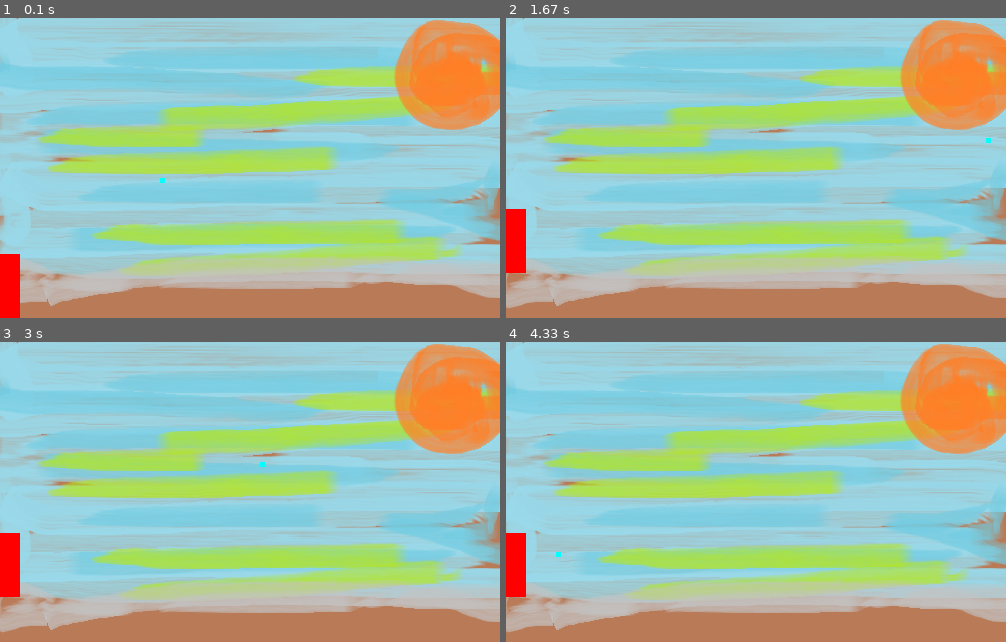
Above: before the commit, frames 1-4 (two rows, left to right).
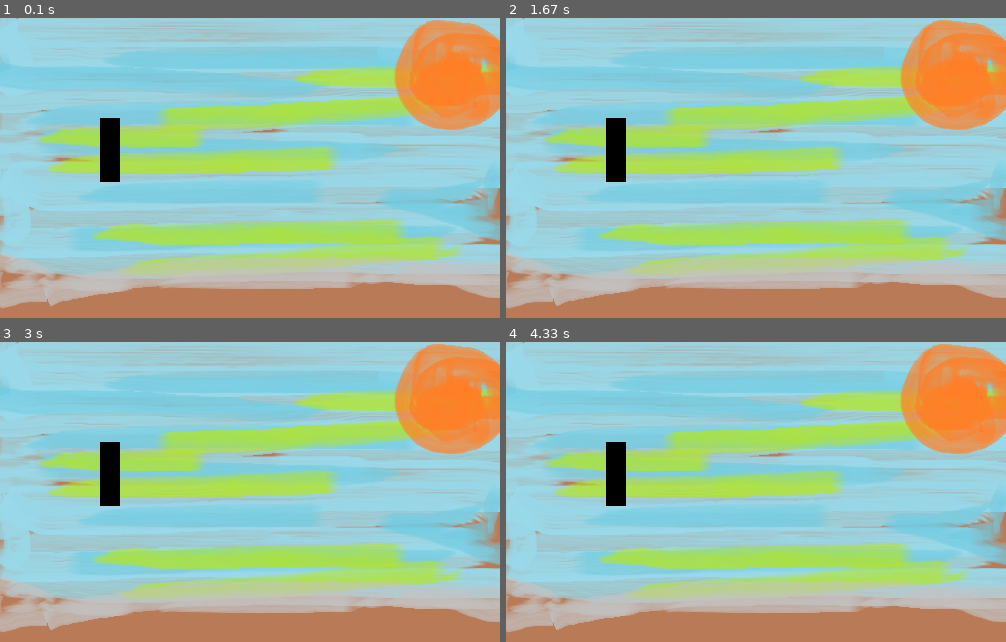
Above: after the commit, the same moments.

Repository: clydefroggie/raspi-gamestate
Game: pygame game, started from begin_pygame.py
Same seed, same stepped clock (60 frames per second), same inputs: the game is played once before the commit and once after it.
Inputs:
- Up to frame 1 (0.1 s): no input
- Up to frame 2 (1.67 s): hold Up 0.33-0.8 s
- Up to frame 3 (3 s): no input
- Up to frame 4 (4.33 s): no input

The runs differ from the first frame. In frame 1, 1.7% of the frame differs, in the area x 0-33%, y 33-100%; in frame 2, 1.7%; in frame 3, 1.7%; in frame 4, 1.7%.

Commit message:
Added classes for collision - not working yet-

Diff:
--- a/begin_pygame.py
+++ b/begin_pygame.py
@@ -11,16 +11,32 @@
 
 clock = pygame.time.Clock()
 
-class Pusher (object):
-    def __init__(self, x_pos, y_pos, width, height, bot=False):
-        self.x = x_pos
-        self.y = y_pos
+class Pusher (pygame.sprite.Sprite):
+    def __init__(self, width, height, bot=False):
+        super().__init__()
+
         self.width, self.height = width, height
 
         self.vel = 5
 
-    def draw(self, win):
-        pygame.draw.rect(win, (255, 0, 0), (self.x, self.y, self.width, self.height))
+        self.image = pygame.Surface([self.width, self.height])
+        BLACK = (0,0,0)
+        self.image.fill(BLACK)
+
+        pygame.draw.rect(self.image, BLACK,[0, 0, self.width, self.height])
+        self.rect = self.image.get_rect()
+
+        self.x_pos = self.rect[0]
+        self.y_pos = self.rect[1]
+#    def get_x_pos(self):
+#        return self.rect[0]
+#
+#    def get_y_pos(self):
+#        return self.rect[1]
+#    def draw(self, win):
+#        pass
+#        pygame.draw.rect(self.img, (255,255,0),[self.x, self.y, self.width, self.height])
+#        pygame.draw.rect(win, (255, 0, 0), (self.x, self.y, self.width, self.height))
 
 class Puck (object):
     #todo: check how to do inheritence
@@ -29,7 +45,7 @@
         self.y_pos = y_pos
         self.width, self.height = width, height
 
-        self.vel = 10
+        self.vel = 6
         self.x_dir, self.y_dir = 1, 1
 
     def update_x_dir(self):
@@ -49,13 +65,21 @@
 
 def redrawGameWindow():
     win.blit(bkg, (0, 0))
-    player_one.draw(win)
-    puck.draw(win)
+#    player_one.draw(win)
+#    puck.draw(win)
+    pygame.display.flip()
+    list_all_sprites.draw(win)
     pygame.display.update()
 
 #mainloop
-player_one = Pusher(0, WIN_HEIGHT-64, 20, 64)
+
+player_one = Pusher(20, 64)
+player_one.rect = (100, 100)
+
 puck = Puck(150, 150, 5, 5)
+
+list_all_sprites = pygame.sprite.Group()
+list_all_sprites.add(player_one)
 
 run = True
 while run:
@@ -65,28 +89,29 @@
         if event.type == pygame.QUIT:
             run = False
 
+#    x_pos, y_pos = player_one.rect
     keys = pygame.key.get_pressed()
     if keys[pygame.K_UP]:
-        if (player_one.y - player_one.vel) < 0:
-            player_one.y = 0
+        if (player_one.y_pos - player_one.vel) < 0:
+            player_one.y_pos = 0
         else:
-            player_one.y -= player_one.vel
-    if keys[pygame.K_DOWN]:
-        if (player_one.y + player_one.height + player_one.vel) > WIN_HEIGHT:
-            player_one.y = WIN_HEIGHT - player_one.height
-        else:
-            player_one.y += player_one.vel
-
-    if (puck.x_pos + puck.width) > WIN_WIDTH:
-        puck.update_x_dir()
-    if puck.y_pos < 0 or (puck.y_pos + puck.height) > WIN_HEIGHT:
-        puck.update_y_dir()
-
-    if puck.x_pos <= (player_one.x + player_one.width):
-        puck.update_x_dir()
-        if not (puck.y_pos >= (player_one.y - puck.height) and puck.y_pos <= (player_one.y + player_one.height + puck.height)):
-            print("NOK")
-
+            player_one.y_pos -= player_one.vel
+#    if keys[pygame.K_DOWN]:
+#        if (player_one.rect.y + player_one.height + player_one.vel) > WIN_HEIGHT:
+#            player_one.rect.y = WIN_HEIGHT - player_one.height
+#        else:
+#            player_one.rect.y += player_one.vel
+#
+#    if (puck.x_pos + puck.width) > WIN_WIDTH:
+#        puck.update_x_dir()
+#    if puck.y_pos < 0 or (puck.y_pos + puck.height) > WIN_HEIGHT:
+#        puck.update_y_dir()
+#
+#    if puck.x_pos <= (player_one.x + player_one.width):
+#        puck.update_x_dir()
+#        if not (puck.y_pos >= (player_one.y - puck.height) and puck.y_pos <= (player_one.y + player_one.height + puck.height)):
+#            print("NOK")
+#
     redrawGameWindow()
 
 pygame.quit()
